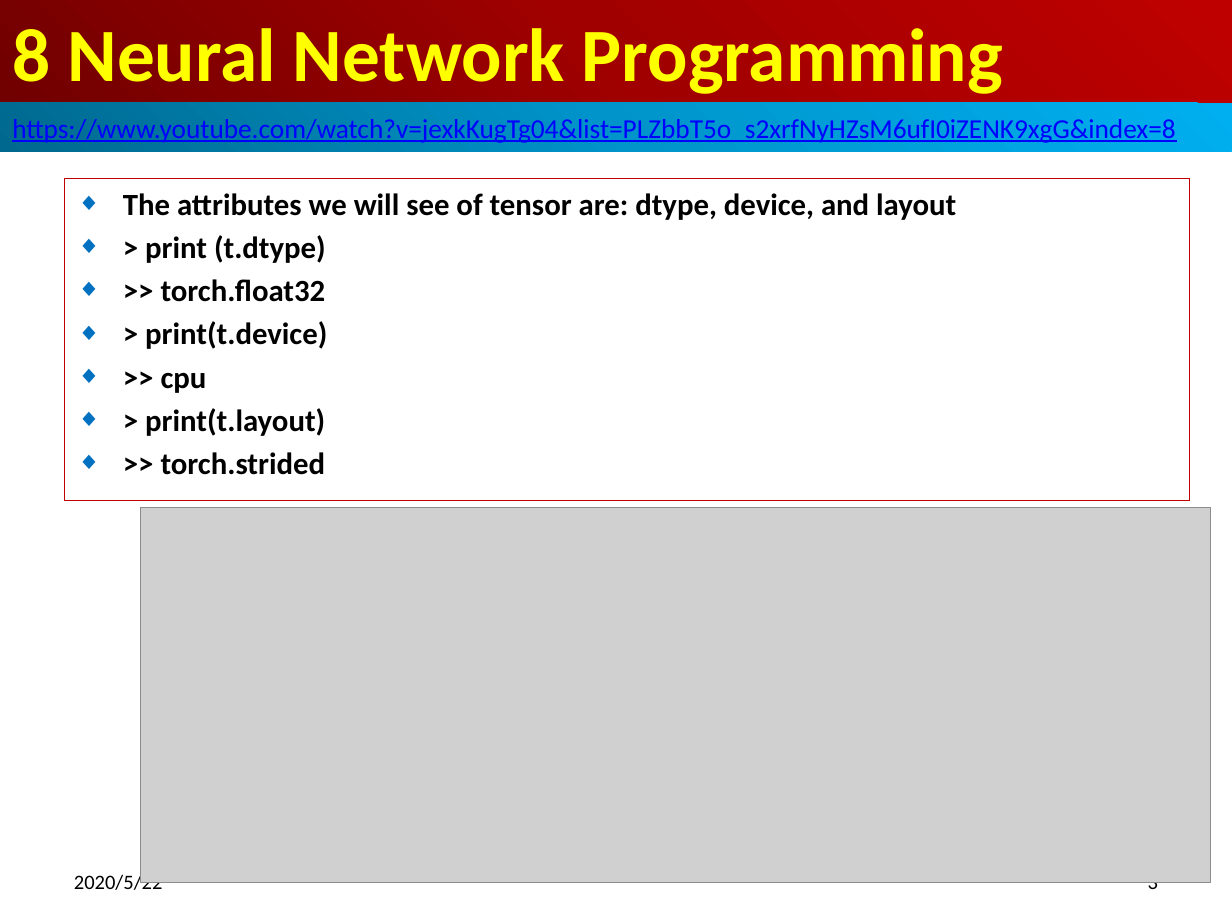
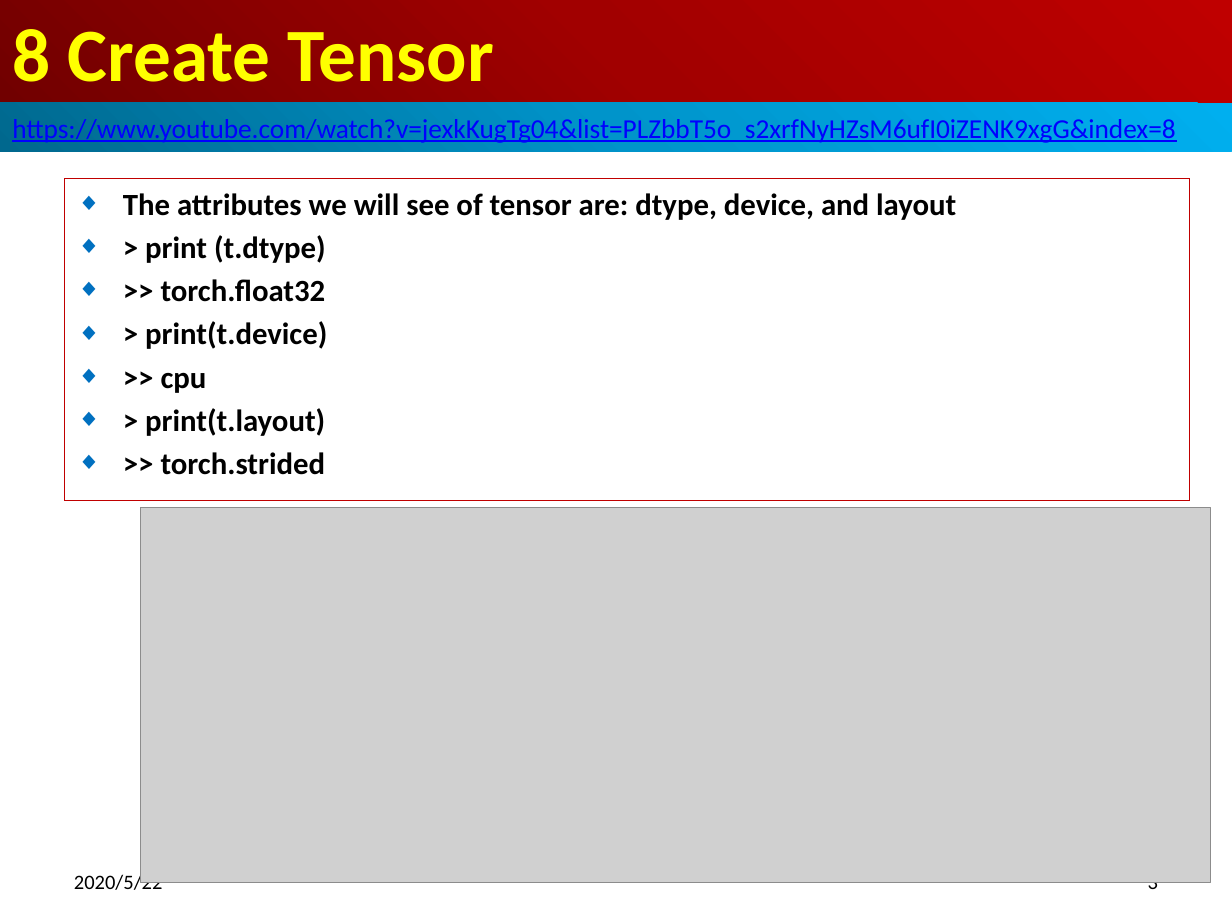
Before and after one commit to peterhchen/900_PyTorch, a slide deck: slide 3 of 08_CreateTensor.pptx. Drawn at 1232x924 pixels with LibreOffice and Linux fonts; fonts in the diff are those of the drawing; grey boxes stand for pictures. Boxes give left, top, right and bottom in pixels: in the first picture for what was removed or moved away, otherwise in the second. Text is boxed around its words. In the diff, an @@ line names an element or a change of style, - is before the commit and + after.

Commit message:
Create Tensor Option
1. torch.Tensor(): Class, copy data
2. torch.tensor(): factory, copy data
3. torch.as_tensor(): factory, share memory
4. torch.from_numpy: factory, share memory

```diff
--- a/08_CreateTensor.pptx
+++ b/08_CreateTensor.pptx
@@ title at (x1=12, y1=29, x2=494, y2=82): text changed @@
-8 Neural Network Programming
+8 Create Tensor
```
Also in this commit, not shown: 5 other slides changed, 5 other files.
